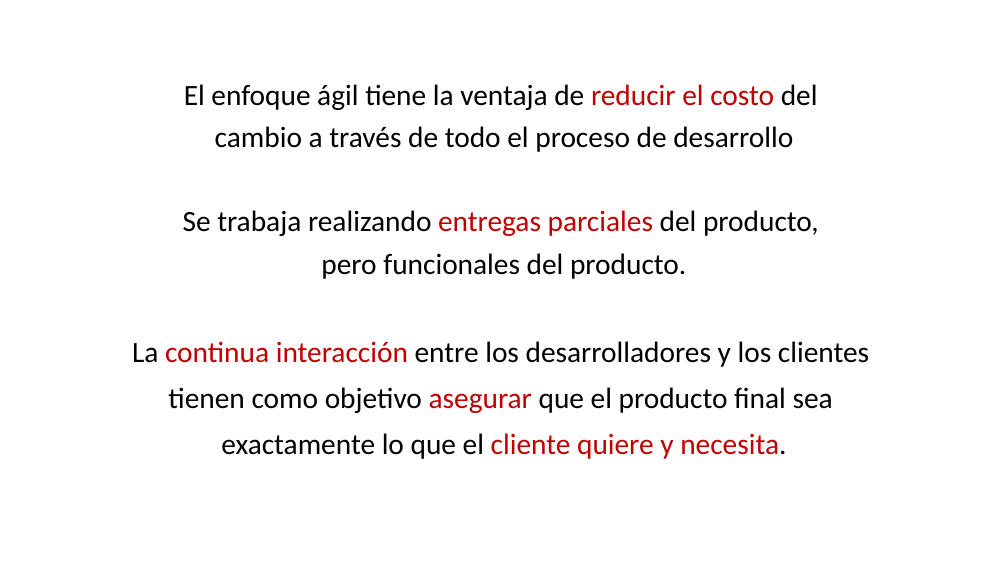
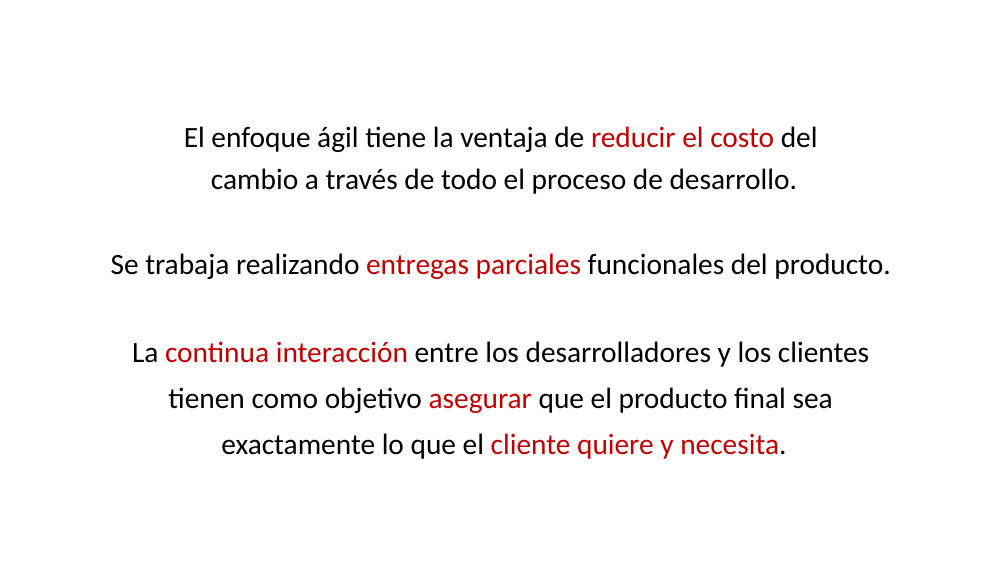
Before and after one commit to daniiel/cursos, a slide deck: slide 3 of Scrum/Metodologías Agiles.pptx. Drawn at 1008x567 pixels with LibreOffice and Linux fonts; fonts in the diff are those of the drawing. Boxes give left, top, right and bottom in pixels: in the first picture for what was removed or moved away, otherwise in the second. Text is boxed around its words. In the diff, an @@ line names an element or a change of style, - is before the commit and + after.

```diff
--- a/Scrum/Metodologías Agiles.pptx
+++ b/Scrum/Metodologías Agiles.pptx
@@ text at [111,168,890,279]: text changed @@
-cambio a través de todo el proceso de desarrollo
-Se trabaja realizando entregas parciales del producto,
-pero funcionales del producto.
+cambio a través de todo el proceso de desarrollo.
+Se trabaja realizando entregas parciales funcionales del producto.
```
Also in this commit, not shown: 13 other slides changed, 1 slide added, 5 slides removed, 1 other file.
